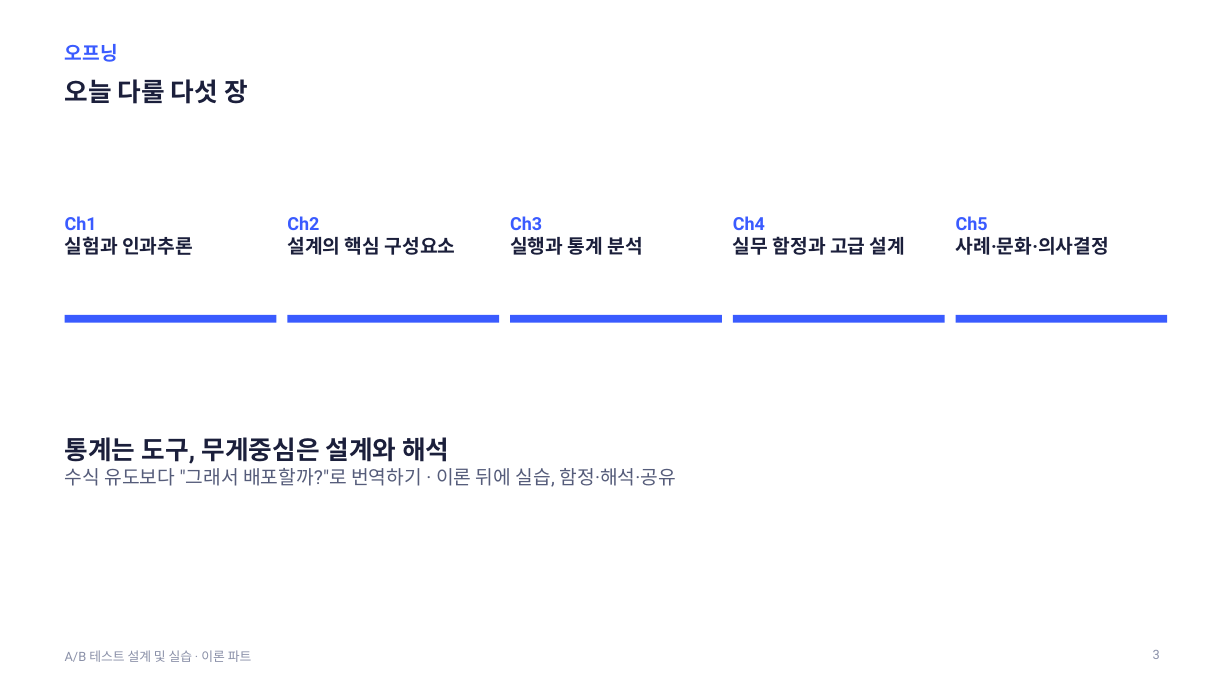
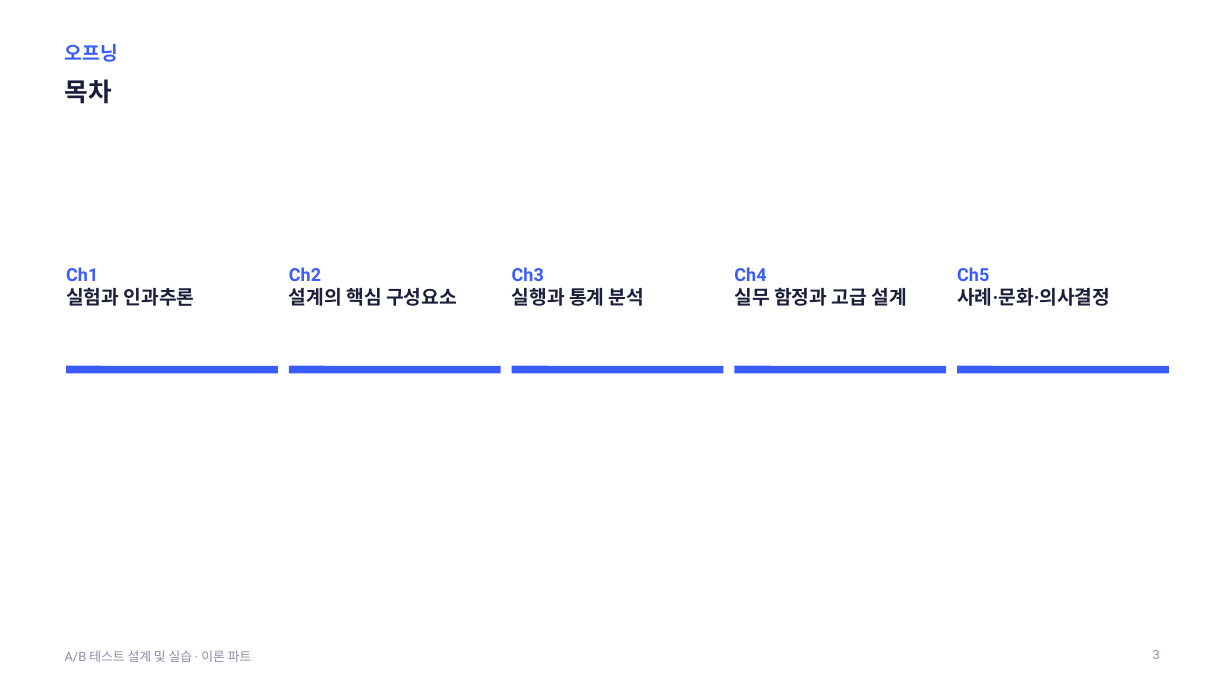
Before and after one commit to kkamret/quickmart-lab-rats, a slide deck: slide 3 of docs/lecture/ab-testing-theory.pptx. Drawn at 1232x693 pixels with LibreOffice and Linux fonts; fonts in the diff are those of the drawing. Boxes give left, top, right and bottom in pixels: in the first picture for what was removed or moved away, otherwise in the second. Text is boxed around its words. In the diff, an @@ line names an element or a change of style, - is before the commit and + after.

Commit message:
docs: 이론 PPT 표지·목차·퀴즈 문구 직접 수정 반영
Refs #10

```diff
--- a/docs/lecture/ab-testing-theory.pptx
+++ b/docs/lecture/ab-testing-theory.pptx
@@ title at [65, 79, 112, 104]: text changed @@
-오늘 다룰 다섯 장
+목차
@@ 5 texts, 5 lines: place and size @@
-5 texts, 5 lines at [65, 216, 1167, 319]
+5 texts, 5 lines at [66, 267, 1169, 370]
@@ text removed at [65, 437, 676, 487] @@
-통계는 도구, 무게중심은 설계와 해석
-수식 유도보다 "그래서 배포할까?"로 번역하기 · 이론 뒤에 실습, 함정·해석·공유
```
Also in this commit, not shown: 33 other slides changed.
